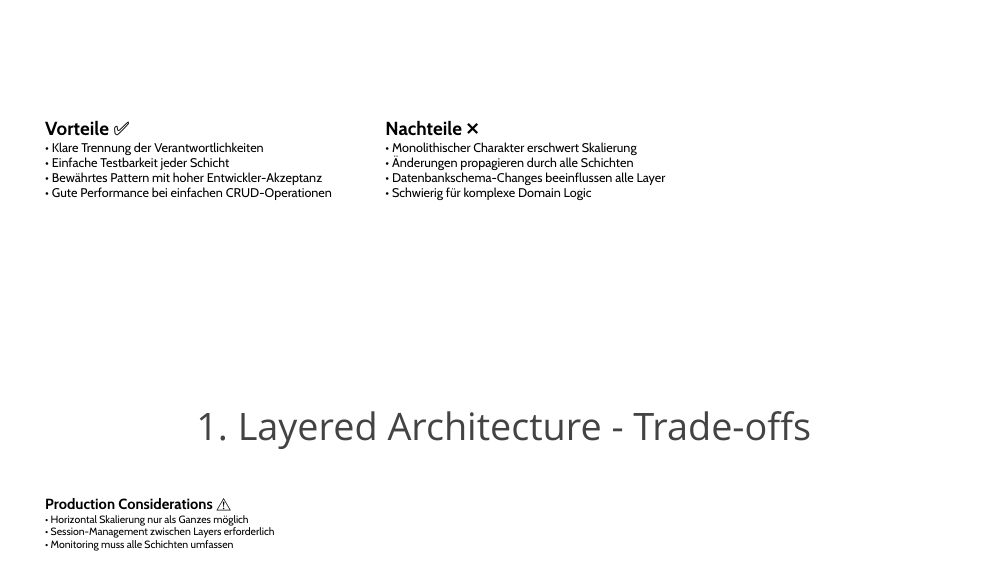
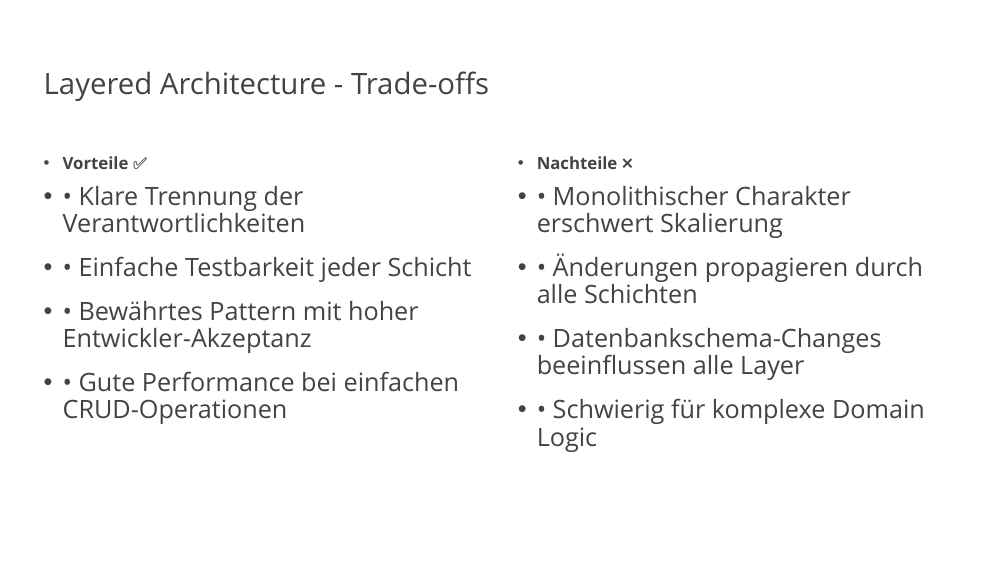
Before and after one commit to vanillacore-net/september-2025-telekom-training, a slide deck: slide 7 of presentations/powerpoint/arch-patterns-part1.pptx (slide 5 before the commit). Drawn at 1008x567 pixels with LibreOffice and Linux fonts; fonts in the diff are those of the drawing; background and template pictures are left out. Boxes give left, top, right and bottom in pixels: in the first picture for what was removed or moved away, otherwise in the second. Text is boxed around its words. In the diff, an @@ line names an element or a change of style, - is before the commit and + after.

```diff
--- a/presentations/powerpoint/arch-patterns-part1.pptx
+++ b/presentations/powerpoint/arch-patterns-part1.pptx
@@ title "Layered Architecture - Trade-offs" at (44, 71, 489, 101): vertical alignment bottom to middle @@
@@ title at (44, 71, 489, 101): text changed; size 36 to 28 pt @@
-1. Layered Architecture - Trade-offs
+Layered Architecture - Trade-offs
@@ text "Vorteile ✅": place and size @@
-text "Vorteile ✅" at (45, 120, 332, 200)
+text "Vorteile ✅" at (63, 156, 472, 424)
@@ text "Vorteile ✅" at (63, 156, 472, 424): size 18 to 16 pt in "Vorteile ✅"; font Cabin to Open Sans, text colour #000000 to #434343, size 12 to 24 pt; bullet none to •; line spacing 1 to 0.9; more space between paragraphs @@
@@ text "Nachteile ❌": place and size @@
-text "Nachteile ❌" at (385, 120, 666, 200)
+text "Nachteile ❌" at (537, 156, 925, 452)
@@ text "Nachteile ❌" at (537, 156, 925, 452): size 18 to 16 pt in "Nachteile ❌"; font Cabin to Open Sans, text colour #000000 to #434343, size 12 to 24 pt; bullet none to •; line spacing 1 to 0.9; more space between paragraphs @@
@@ text removed at (45, 498, 275, 551) @@
-Production Considerations ⚠️
-• Horizontal Skalierung nur als Ganzes möglich
-• Session-Management zwischen Layers erforderlich
-• Monitoring muss alle Schichten umfassen
```
Also in this commit, not shown: 10 other slides changed, 4 slides added, 10 slides removed, 8 other files.
